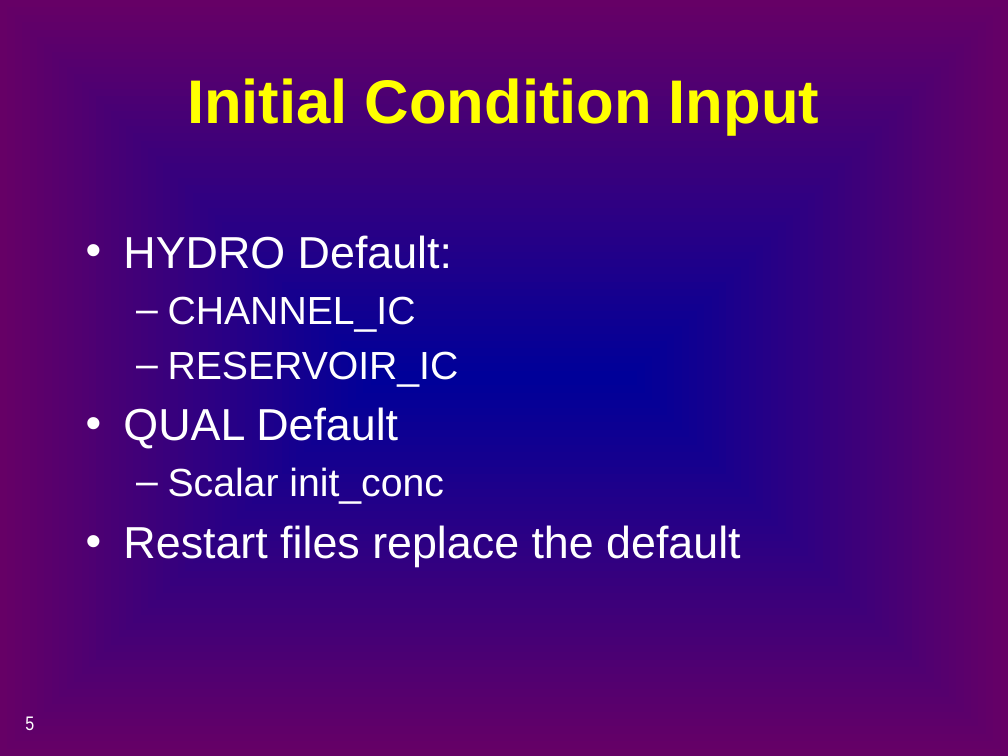
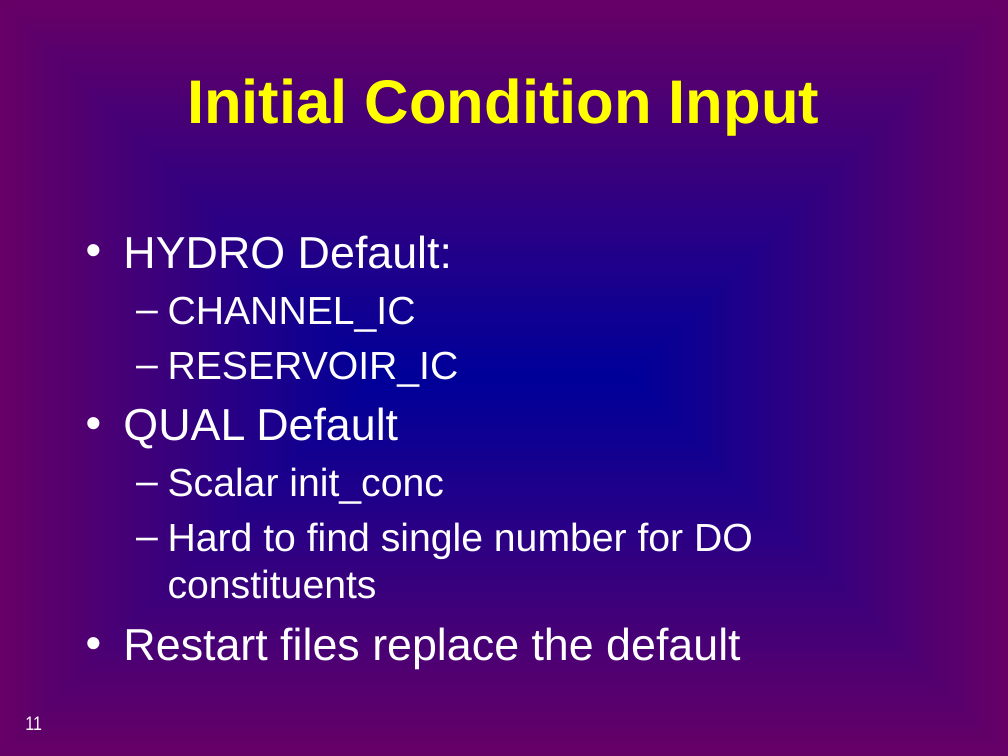
Before and after one commit to CADWRDeltaModeling/dsm2, a slide deck: slide 11 of dsm2/presentations/p4_simulation_data.pptx (slide 5 before the commit). Drawn at 1008x756 pixels with LibreOffice and Linux fonts; fonts in the diff are those of the drawing. Boxes give left, top, right and bottom in pixels: in the first picture for what was removed or moved away, otherwise in the second. Text is boxed around its words. In the diff, an @@ line names an element or a change of style, - is before the commit and + after.

```diff
--- a/dsm2/presentations/p4_simulation_data.pptx
+++ b/dsm2/presentations/p4_simulation_data.pptx
@@ text at <box>168,522,753,599</box>: paragraph added @@
+  – Hard to find single number for DO constituents
@@ page number at <box>25,716,42,730</box>: text changed @@
-5
+11
```
Also in this commit, not shown: 6 other slides changed, 7 slides added.
